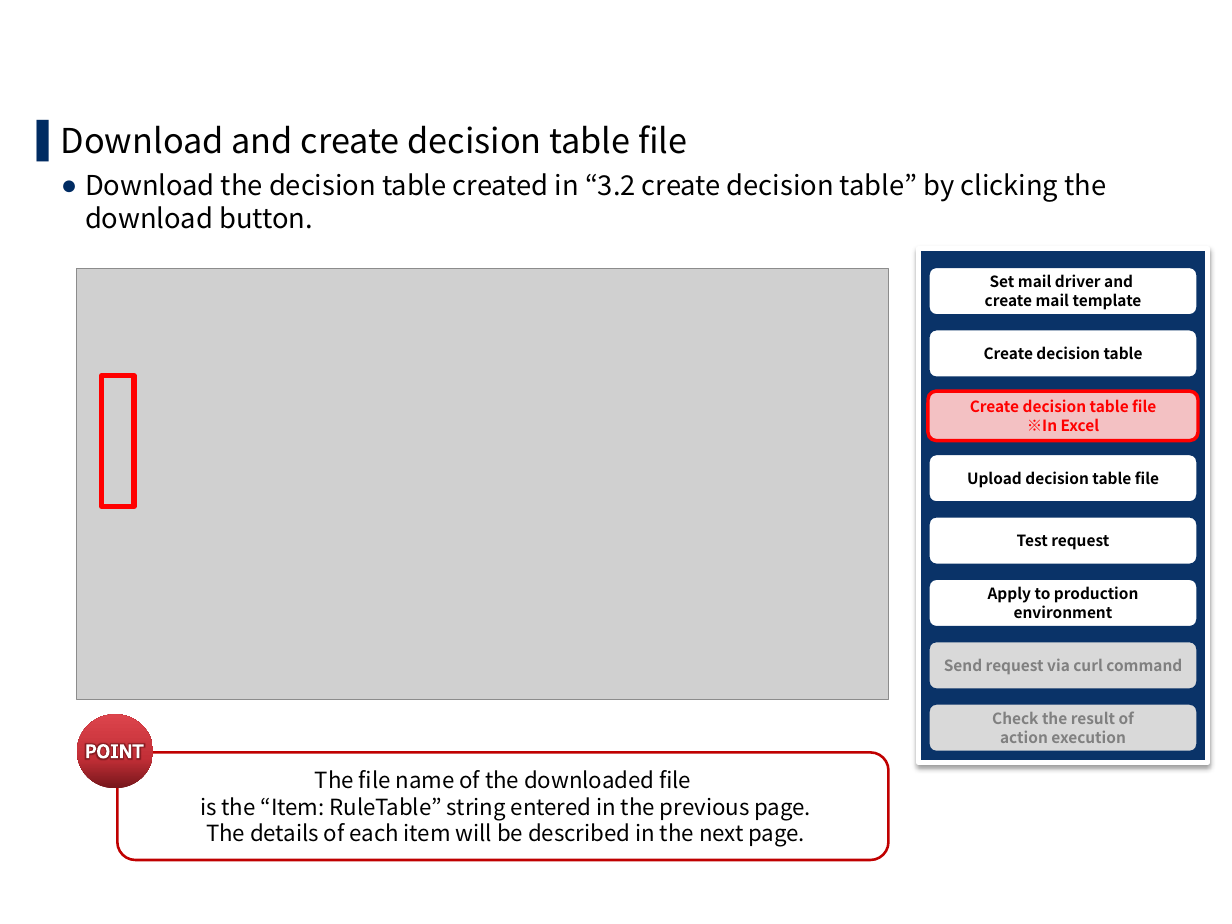
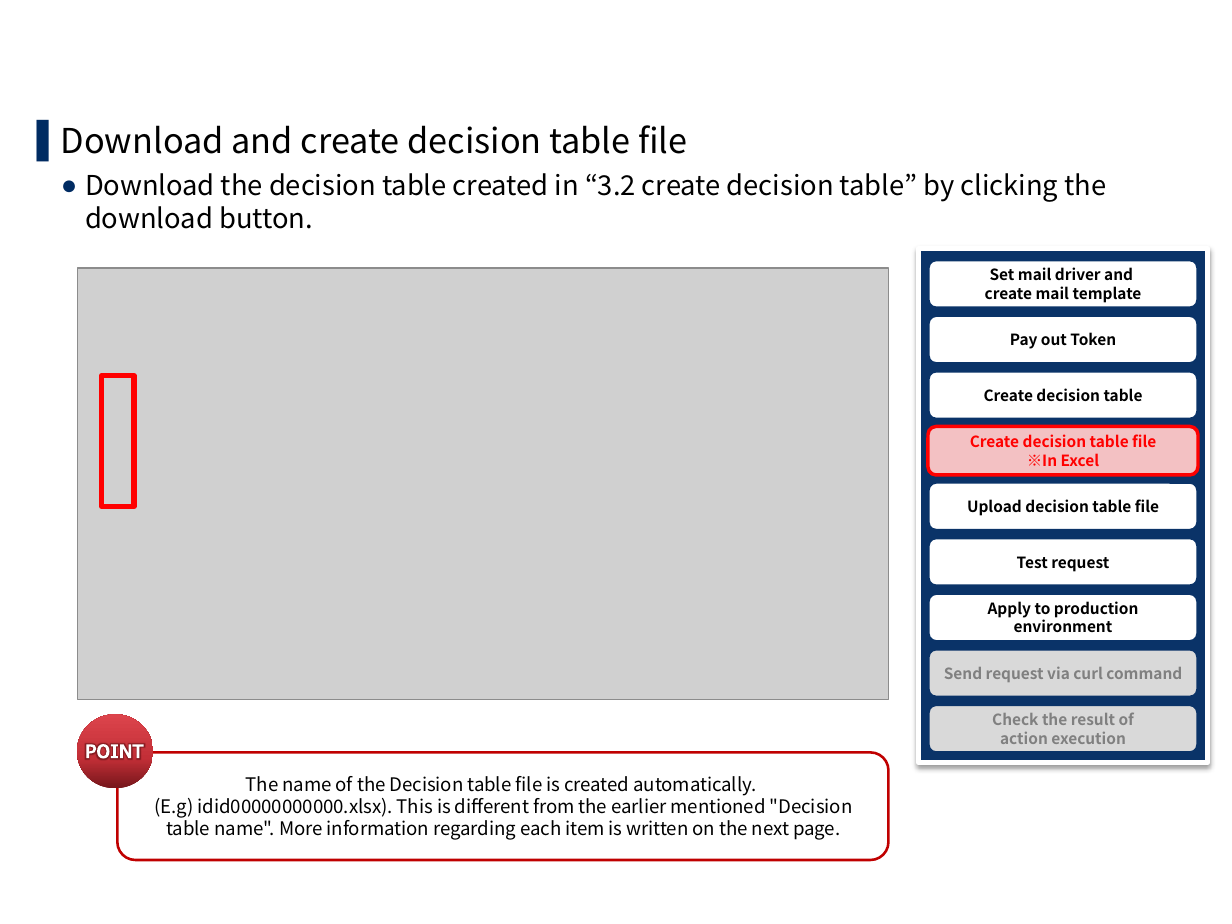
Before and after one commit to exastro-suite/oase-docs, a slide deck: slide 24 of asset/Learn/OASE-quickstart.pptx (slide 19 before the commit). Drawn at 1232x924 pixels with LibreOffice and Linux fonts; fonts in the diff are those of the drawing; grey boxes stand for pictures; background and template pictures are left out. Boxes give left, top, right and bottom in pixels: in the first picture for what was removed or moved away, otherwise in the second. Text is boxed around its words. In the diff, an @@ line names an element or a change of style, - is before the commit and + after.

```diff
--- a/asset/Learn/OASE-quickstart.pptx
+++ b/asset/Learn/OASE-quickstart.pptx
@@ rounded rectangle "Set mail driver and": place and size @@
-rounded rectangle "Set mail driver and" at box(928, 266, 1198, 315)
+rounded rectangle "Set mail driver and" at box(928, 260, 1198, 308)
@@ rounded rectangle added at box(928, 315, 1198, 363), fill #FFFFFF, outline #0A3368 2 pt, 9 pt, text #000000, bold @@
+Pay out Token
@@ rounded rectangle "Create decision table": place and size @@
-rounded rectangle "Create decision table" at box(928, 329, 1198, 378)
+rounded rectangle "Create decision table" at box(928, 371, 1198, 419)
@@ rounded rectangle "Create decision table file": place and size @@
-rounded rectangle "Create decision table file" at box(928, 391, 1198, 440)
+rounded rectangle "Create decision table file" at box(928, 426, 1198, 474)
@@ rounded rectangle "Upload decision table file": place and size @@
-rounded rectangle "Upload decision table file" at box(928, 453, 1198, 503)
+rounded rectangle "Upload decision table file" at box(928, 482, 1198, 530)
@@ rounded rectangle "Test request": place and size @@
-rounded rectangle "Test request" at box(928, 516, 1198, 565)
+rounded rectangle "Test request" at box(928, 537, 1198, 585)
@@ rounded rectangle "Apply to production": place and size @@
-rounded rectangle "Apply to production" at box(928, 578, 1198, 627)
+rounded rectangle "Apply to production" at box(928, 594, 1198, 642)
@@ rounded rectangle "Send request via curl command": place and size @@
-rounded rectangle "Send request via curl command" at box(928, 641, 1198, 690)
+rounded rectangle "Send request via curl command" at box(928, 649, 1198, 697)
@@ text in rounded rectangle at box(154, 776, 853, 840): text changed; size 12.9 to 10.8 pt @@
-The file name of the downloaded file
-is the “Item: RuleTable” string entered in the previous page.
-The details of each item will be described in the next page.
+The name of the Decision table file is created automatically.
+(E.g) idid00000000000.xlsx). This is different from the earlier mentioned "Decision table name". More information regarding each item is written on the next page.
```
Also in this commit, not shown: 25 other slides changed, 8 slides added, 1 slide removed, 1 other file.
